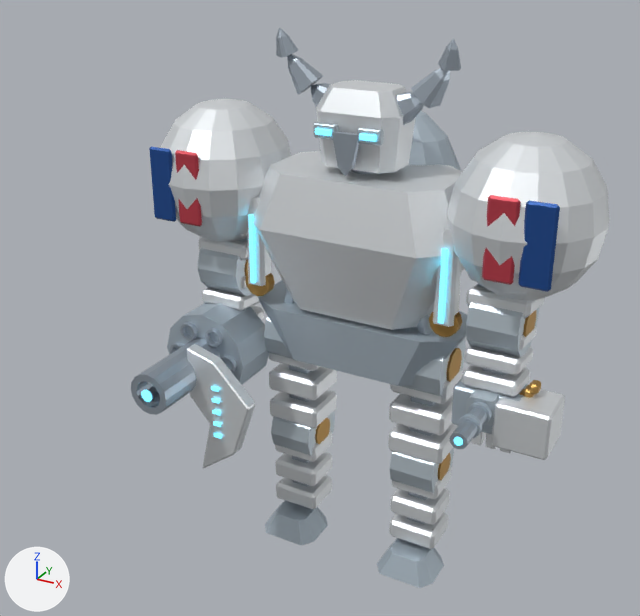
Renders of the glTF model public/assets/models/reference/t01.glb from each side of a commit.
Camera for both pictures: a 50 mm lens placed at (4.0, -8.3, 7.18), pointed at (-0.13, -0.79, 3.43). Lighting does not change. The marker at lower left points along +X, +Y and +Z. The older version comes first. Both versions are drawn at frame 13 of the action 'heavy'; the numbers are the values there.

In view in the first picture: 'Export_chest_armor', 'Export_gun_armor', 'Export_head_armor', 'Export_head_steel', 'Export_heavy_armor', 'Export_heavy_shade', 'Export_heavy_steel', 'Export_hip_l_armor', 'Export_hip_r_armor', 'Export_hips_shade', 'Export_shoulder_l_armor', 'Export_shoulder_r_armor' and 44 more.
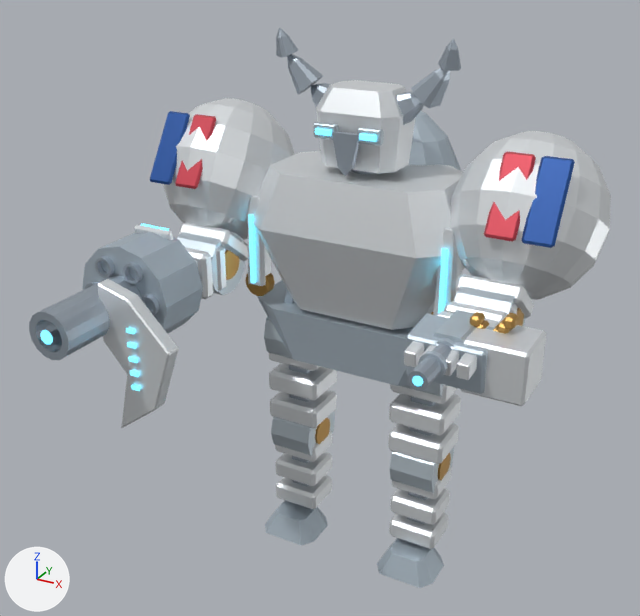
Not drawn themselves, but carrying or shaping drawn objects: ob_shoulder_l, ob_elbow_l, ob_gun, ob_shoulder_r, ob_elbow_r, ob_heavy.

What differs and where, as boxes [x1, y1, x2, y2] in the pictures (640 x 616 px):
'Export_shoulder_l_armor', turned: before [447, 132, 609, 318]; after [450, 131, 611, 318]
'Export_shoulder_r_armor', turned: before [160, 99, 291, 261]; after [163, 98, 295, 261]
'Export_heavy_armor', turned: before [187, 344, 255, 468]; after [97, 279, 178, 428]
'Export_heavy_shade', turned: before [167, 303, 269, 385]; after [82, 232, 203, 334]
'Export_heavy_steel', turned: before [131, 322, 237, 415]; after [29, 256, 160, 360]
'Export_gun_armor', turned: before [491, 389, 565, 460]; after [460, 319, 546, 406]
'Export_shoulder_l_blue', turned: before [518, 200, 560, 292]; after [522, 156, 575, 248]
'Export_elbow_l_dark', turned: before [466, 284, 539, 357]; after [454, 286, 526, 326]
'Export_elbow_l_armor', turned: before [461, 326, 536, 398]; after [437, 297, 517, 322]
'Export_shoulder_l_red', turned: before [482, 195, 521, 285]; after [484, 151, 536, 242]
'Export_wrist_l_shade', turned: before [451, 378, 527, 434]; after [406, 313, 494, 394]
'Export_shoulder_r_blue', turned: before [149, 146, 176, 222]; after [150, 111, 190, 185]
'Export_elbow_r_dark', turned: before [198, 238, 252, 296]; after [177, 232, 246, 295]
'Export_elbow_r_armor', turned: before [202, 276, 264, 320]; after [185, 246, 227, 299]
'Export_shoulder_r_red', turned: before [175, 150, 202, 227]; after [175, 114, 216, 189]
'Export_gun_recoil_steel', turned: before [450, 407, 487, 449]; after [407, 344, 452, 391]
'Export_wrist_l_armor', turned (mostly hidden before): before [471, 432, 511, 453]; after [404, 341, 477, 380]
'Export_gun_recoil_dark', turned: before [466, 388, 500, 426]; after [433, 310, 474, 343]
'Export_gun_brass', turned: before [520, 380, 541, 398]; after [470, 312, 518, 334]
'Export_gun_recoil_shade', turned: before [457, 402, 492, 438]; after [418, 338, 454, 379]
'Export_heavy_glow', turned: before [211, 386, 222, 439]; after [126, 328, 140, 391]
'Export_elbow_r_brass', turned (mostly hidden before): before [244, 259, 248, 276]; after [225, 250, 239, 280]
'Export_elbow_l_brass', turned: before [523, 310, 536, 337]; after [517, 307, 524, 326]
'Export_charge_hinge_armor', turned (not visible before): after [134, 225, 173, 240]
'Export_heavy_muzzle_glow', turned: before [141, 390, 152, 402]; after [40, 330, 53, 345]
'Export_light_muzzle_glow', turned: before [454, 437, 463, 446]; after [412, 376, 423, 386]
'Export_elbow_l_steel', turned (not visible afterwards): before [483, 368, 507, 375]
'Export_charge_hinge_glow', turned (not visible before): after [141, 224, 169, 231]

The edits, one by one:
Object 'shoulder_l' (ob_shoulder_l) turns from (0, 0, 0) to (-31, 0, 0) degrees about x, y and z.
Object 'elbow_l' (ob_elbow_l) turns from (0, 0, 0) to (-53, 0, 0) degrees about x, y and z.
Object 'gun' (ob_gun) turns from (0, 0, 0) to (84, 0, 0) degrees about x, y and z.
Object 'shoulder_r' (ob_shoulder_r) turns from (0, 0, 0) to (-31, 0, 0) degrees about x, y and z.
Object 'elbow_r' (ob_elbow_r) turns from (0, 0, 0) to (-53, 0, 0) degrees about x, y and z.
Object 'heavy' (ob_heavy) turns from (0, 0, 0) to (84, 0, 0) degrees about x, y and z.
